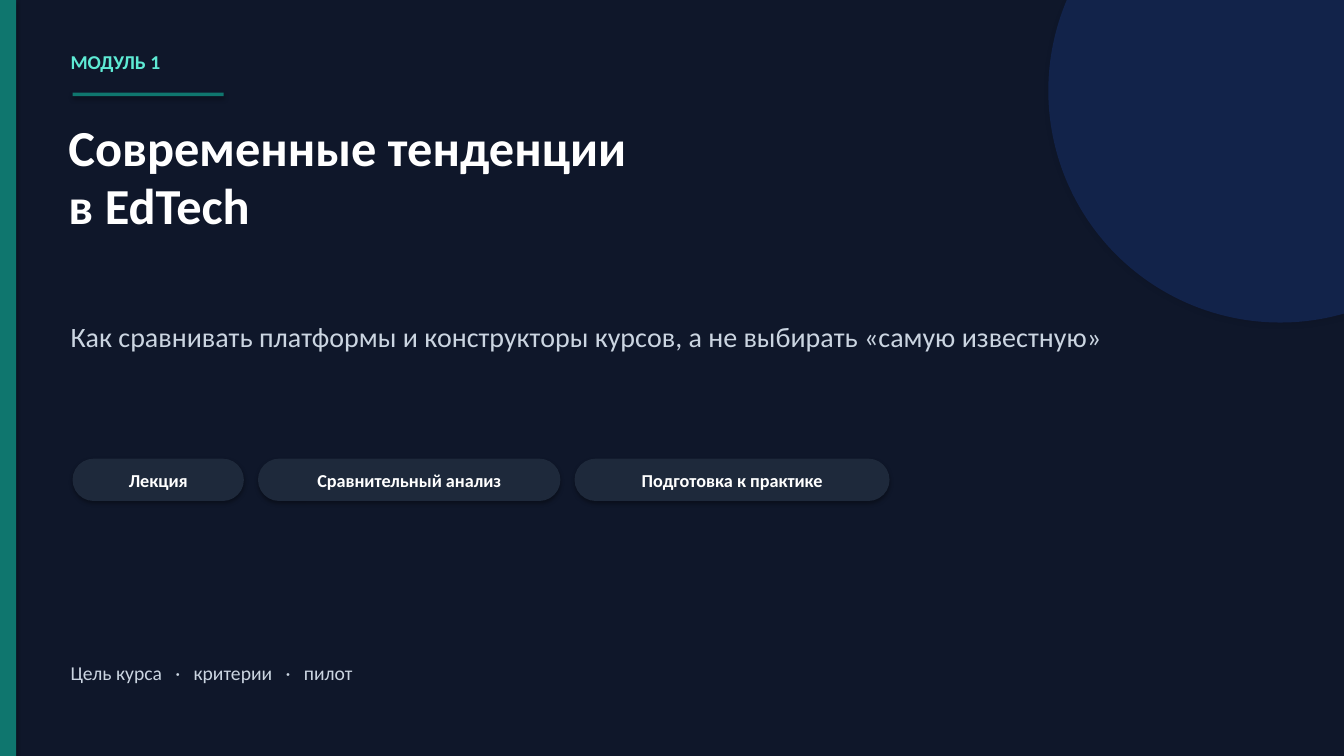
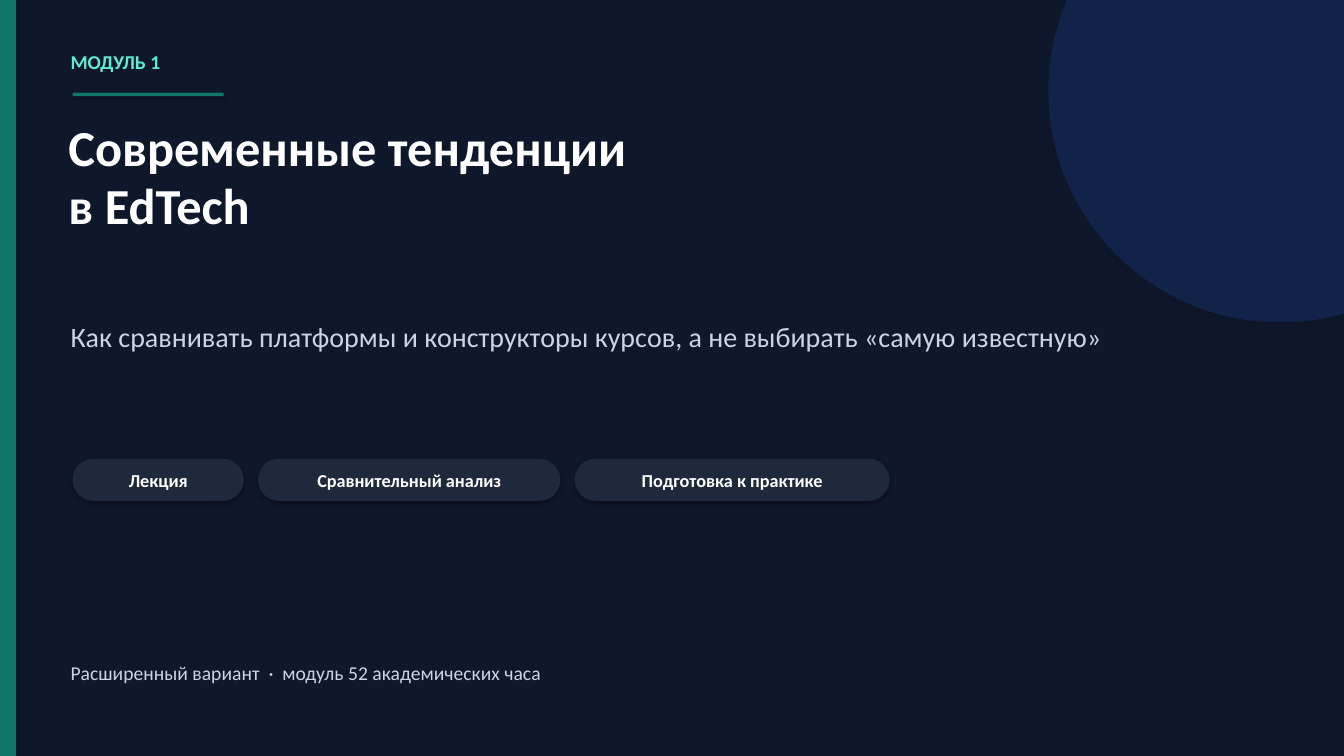
Before and after one commit to NastyaKL95/lms, a slide deck: slide 1 of training-kit/pptx/Тема 2. Современные тенденции в EdTech.pptx. Drawn at 1344x756 pixels with LibreOffice and Linux fonts; fonts in the diff are those of the drawing. Boxes give left, top, right and bottom in pixels: in the first picture for what was removed or moved away, otherwise in the second. Text is boxed around its words. In the diff, an @@ line names an element or a change of style, - is before the commit and + after.

```diff
--- a/training-kit/pptx/Тема 2. Современные тенденции в EdTech.pptx
+++ b/training-kit/pptx/Тема 2. Современные тенденции в EdTech.pptx
@@ text at [71, 666, 540, 683]: text changed @@
-Цель курса · критерии · пилот
+Расширенный вариант · модуль 52 академических часа
```
Also in this commit, not shown: 13 other slides changed, 2 slides added, 14 other files.
